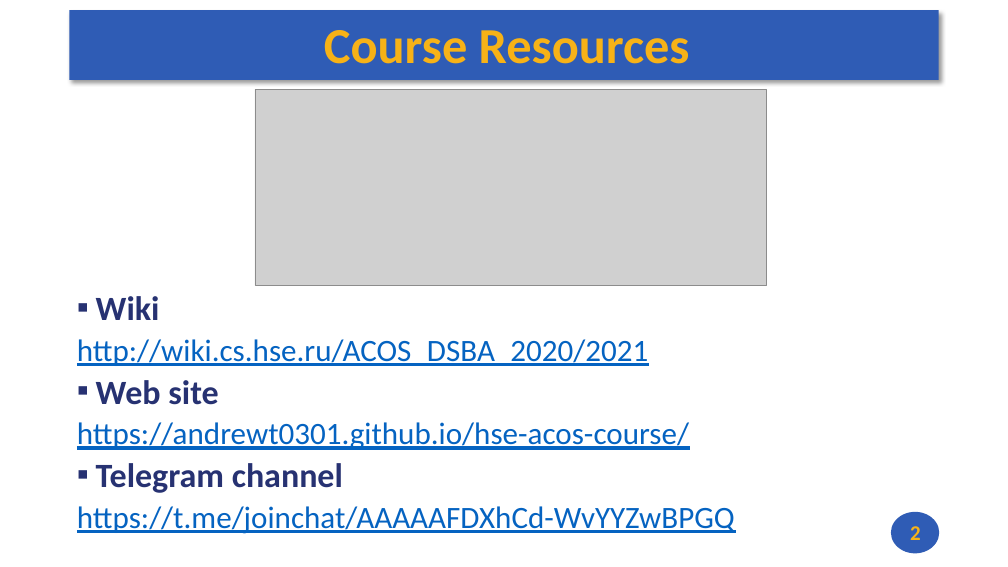
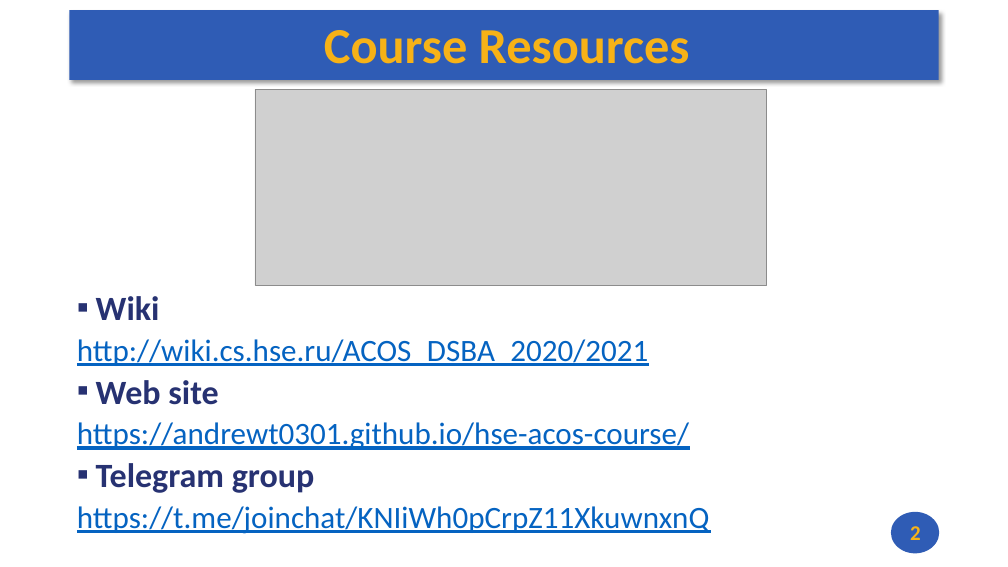
Before and after one commit to andrewt0301/hse-acos-course, a slide deck: slide 2 of docs/part1ca/01_Introduction/CA_Lecture_01.pptx. Drawn at 1008x567 pixels with LibreOffice and Linux fonts; fonts in the diff are those of the drawing; grey boxes stand for pictures. Boxes give left, top, right and bottom in pixels: in the first picture for what was removed or moved away, otherwise in the second. Text is boxed around its words. In the diff, an @@ line names an element or a change of style, - is before the commit and + after.

Commit message:
Lecture 1 is updated.

```diff
--- a/docs/part1ca/01_Introduction/CA_Lecture_01.pptx
+++ b/docs/part1ca/01_Introduction/CA_Lecture_01.pptx
@@ text at [77,463,710,534]: text changed @@
-▪ Telegram channel
-https://t.me/joinchat/AAAAAFDXhCd-WvYYZwBPGQ
+▪ Telegram group
+https://t.me/joinchat/KNIiWh0pCrpZ11XkuwnxnQ
```
Also in this commit, not shown: 1 other slide changed, 1 other file.
